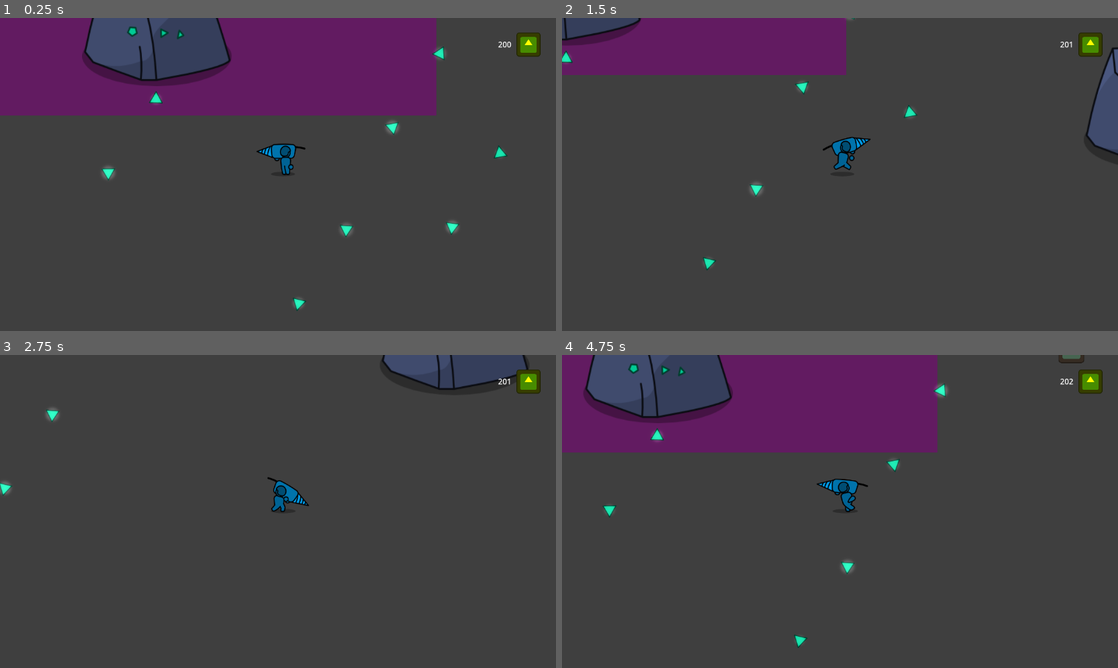
Above: before the commit, frames 1-4 (two rows, left to right).
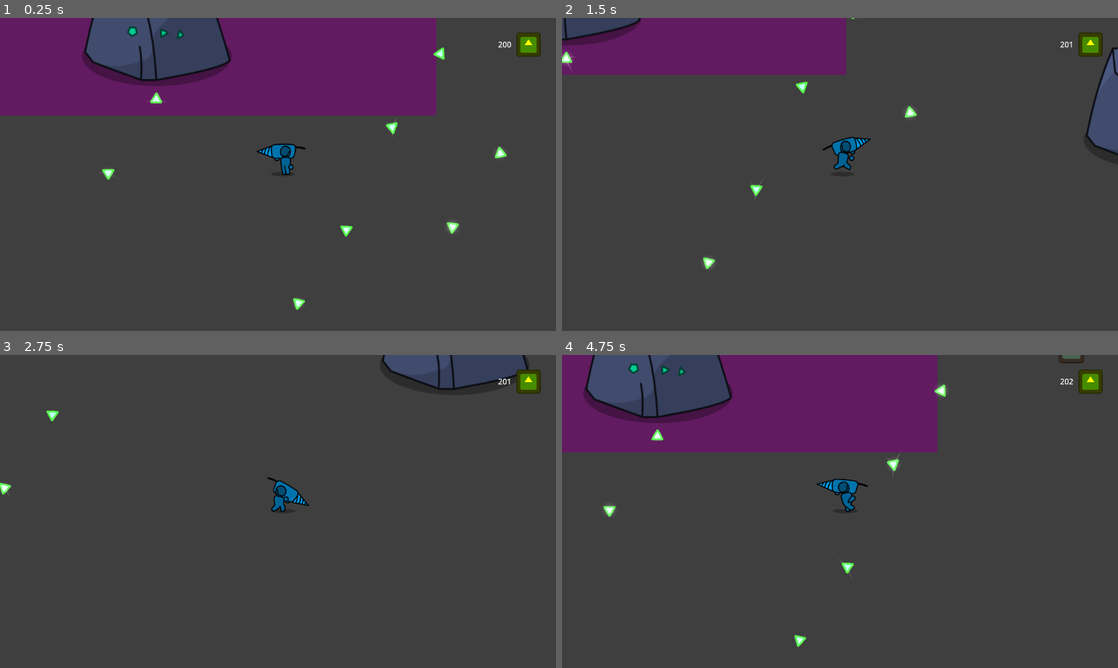
Above: after the commit, the same moments.

Repository: DeepRestGames/incremental-space-game
Game: Godot game, scene res://Scenes/Prototypes/Prototype_MainScene.tscn
Two runs of this game, one before a commit and one after it. Both use one fixed random seed, a clock stepped at 60 frames per second and the inputs below. The engine's default icon, where the game draws it, is replaced by a stand-in: a white triangle on a blue panel in a dark square.
Inputs (mouse positions are in pixels of both pictures, inside the frame that each line leads up to):
- Up to frame 1 (0.25 s): no input
- Up to frame 2 (1.5 s): move the mouse to (962, 158) at 0.52 s; hold D (move_right) 0.53-1.28 s; hold E (interact) 0.53-1.28 s; move the mouse to (728, 190) at 1.27 s; hold S (move_down) from 1.28 s (still down); tap E (interact) at 1.35 s
- Up to frame 3 (2.75 s): move the mouse to (333, 442) at 2.02 s; release S (move_down) at 2.03 s; hold D (move_right) from 2.03 s (still down); hold E (interact) from 2.03 s (still down)
- Up to frame 4 (4.75 s): move the mouse to (812, 574) at 2.77 s; release D (move_right) at 2.78 s; release E (interact) at 2.78 s; hold W (move_up) 2.78-3.53 s; tap E (interact) at 2.85, 4.35 s; move the mouse to (1006, 558) at 3.52 s; hold E (interact) 3.53-4.28 s; hold A (move_left) from 3.53 s (still down); move the mouse to (673, 464) at 4.27 s

The runs differ from the first frame. In frame 1, 0.5% of the frame differs, in the area x 18-92%, y 9-94%; in frame 2, 0.3%; in frame 3, 0.1%; in frame 4, 0.4%.

Commit message:
Update pickup animation

Diff:
--- a/Scenes/Resources/BasePickup.tscn
+++ b/Scenes/Resources/BasePickup.tscn
@@ -1,8 +1,9 @@
-[gd_scene load_steps=9 format=3 uid="uid://k5air2e7arh4"]
+[gd_scene load_steps=13 format=3 uid="uid://k5air2e7arh4"]
 
 [ext_resource type="Script" uid="uid://cwicapnr3rhoc" path="res://Scripts/Resources/Pickups/BasePickup.gd" id="1_2qmmm"]
-[ext_resource type="Texture2D" uid="uid://c3ntwkug8888f" path="res://Assets/Sprites/environment/ChipTriangle.png" id="2_2qmmm"]
-[ext_resource type="Texture2D" uid="uid://cudg8ldkwnlxw" path="res://Assets/Sprites/kenney_particle-pack/PNG (Transparent)/circle_05.png" id="3_yvhsf"]
+[ext_resource type="Texture2D" uid="uid://vb7o8svadhxn" path="res://Assets/Sprites/environment/ChipTriangle_Green.png" id="2_yvhsf"]
+[ext_resource type="Texture2D" uid="uid://bsnhljy1tngvp" path="res://Assets/Sprites/particles/chipGlow.png" id="3_khskt"]
+[ext_resource type="Texture2D" uid="uid://bm56nmmyof0jr" path="res://Assets/Sprites/particles/ShineSpikes.png" id="4_khskt"]
 
 [sub_resource type="CircleShape2D" id="CircleShape2D_56pls"]
 radius = 30.0
@@ -48,6 +49,30 @@
 "update": 0,
 "values": [Color(1, 1, 1, 0.498039)]
 }
+tracks/3/type = "value"
+tracks/3/imported = false
+tracks/3/enabled = true
+tracks/3/path = NodePath("ShineSpikes:rotation")
+tracks/3/interp = 1
+tracks/3/loop_wrap = true
+tracks/3/keys = {
+"times": PackedFloat32Array(0),
+"transitions": PackedFloat32Array(1),
+"update": 0,
+"values": [0.0]
+}
+tracks/4/type = "value"
+tracks/4/imported = false
+tracks/4/enabled = true
+tracks/4/path = NodePath("ShineSpikes:scale")
+tracks/4/interp = 1
+tracks/4/loop_wrap = true
+tracks/4/keys = {
+"times": PackedFloat32Array(0),
+"transitions": PackedFloat32Array(1),
+"update": 0,
+"values": [Vector2(1, 1)]
+}
 
 [sub_resource type="Animation" id="Animation_y4be8"]
 resource_name = "glow"
@@ -63,7 +88,7 @@
 "times": PackedFloat32Array(0, 0.5, 0.7),
 "transitions": PackedFloat32Array(1, 1, 1),
 "update": 0,
-"values": [Vector2(0.2, 0.2), Vector2(0.27, 0.27), Vector2(0.2, 0.2)]
+"values": [Vector2(0.2, 0.2), Vector2(0.95, 0.95), Vector2(0.2, 0.2)]
 }
 tracks/1/type = "value"
 tracks/1/imported = false
@@ -75,7 +100,7 @@
 "times": PackedFloat32Array(0, 0.3, 0.7),
 "transitions": PackedFloat32Array(1, 1, 1),
 "update": 0,
-"values": [Color(1, 1, 1, 0.117647), Color(1, 1, 1, 0.235294), Color(1, 1, 1, 0.117647)]
+"values": [Color(1, 1, 1, 0.117647), Color(1, 1, 1, 0.423529), Color(1, 1, 1, 0.117647)]
 }
 
 [sub_resource type="AnimationLibrary" id="AnimationLibrary_gmi6t"]
@@ -84,6 +109,92 @@
 &"glow": SubResource("Animation_y4be8")
 }
 
+[sub_resource type="Animation" id="Animation_l6lxc"]
+length = 0.001
+tracks/0/type = "value"
+tracks/0/imported = false
+tracks/0/enabled = true
+tracks/0/path = NodePath("ShineSpikes:scale")
+tracks/0/interp = 1
+tracks/0/loop_wrap = true
+tracks/0/keys = {
+"times": PackedFloat32Array(0),
+"transitions": PackedFloat32Array(1),
+"update": 0,
+"values": [Vector2(0.5, 0.5)]
+}
+tracks/1/type = "value"
+tracks/1/imported = false
+tracks/1/enabled = true
+tracks/1/path = NodePath("ShineSpikes:modulate")
+tracks/1/interp = 1
+tracks/1/loop_wrap = true
+tracks/1/keys = {
+"times": PackedFloat32Array(0),
+"transitions": PackedFloat32Array(1),
+"update": 0,
+"values": [Color(1, 1, 1, 1)]
+}
+tracks/2/type = "value"
+tracks/2/imported = false
+tracks/2/enabled = true
+tracks/2/path = NodePath("ShineSpikes:rotation")
+tracks/2/interp = 1
+tracks/2/loop_wrap = true
+tracks/2/keys = {
+"times": PackedFloat32Array(0),
+"transitions": PackedFloat32Array(1),
+"update": 0,
+"values": [0.0]
+}
+
+[sub_resource type="Animation" id="Animation_khskt"]
+resource_name = "shineSpikes"
+length = 4.5
+loop_mode = 1
+tracks/0/type = "value"
+tracks/0/imported = false
+tracks/0/enabled = true
+tracks/0/path = NodePath("ShineSpikes:scale")
+tracks/0/interp = 1
+tracks/0/loop_wrap = true
+tracks/0/keys = {
+"times": PackedFloat32Array(0, 0.366667, 1.06667, 1.99501, 2.35185, 3.04961, 3.4, 4.3),
+"transitions": PackedFloat32Array(1, 1, 1, 1, 1, 1, 1, 1),
+"update": 0,
+"values": [Vector2(0.5, 0.5), Vector2(1.5, 1.5), Vector2(0.5, 0.5), Vector2(0.5, 0.5), Vector2(1.6, 1.6), Vector2(0.5, 0.5), Vector2(1.5, 1.5), Vector2(0.5, 0.5)]
+}
+tracks/1/type = "value"
+tracks/1/imported = false
+tracks/1/enabled = true
+tracks/1/path = NodePath("ShineSpikes:modulate")
+tracks/1/interp = 1
+tracks/1/loop_wrap = true
+tracks/1/keys = {
+"times": PackedFloat32Array(0, 0.233333, 0.933333, 1.76667, 2.23333, 2.63333, 3, 3.23333, 4.06667),
+"transitions": PackedFloat32Array(1, 1, 1, 1, 1, 1, 1, 1, 1),
+"update": 0,
+"values": [Color(1, 1, 1, 0), Color(1, 1, 1, 1), Color(1, 1, 1, 0), Color(1, 1, 1, 0), Color(1, 1, 1, 1), Color(1, 1, 1, 0), Color(1, 1, 1, 0), Color(1, 1, 1, 1), Color(1, 1, 1, 0)]
+}
+tracks/2/type = "value"
+tracks/2/imported = false
+tracks/2/enabled = true
+tracks/2/path = NodePath("ShineSpikes:rotation")
+tracks/2/interp = 1
+tracks/2/loop_wrap = true
+tracks/2/keys = {
+"times": PackedFloat32Array(0, 4.5),
+"transitions": PackedFloat32Array(1, 1),
+"update": 0,
+"values": [0.0, 3.14159]
+}
+
+[sub_resource type="AnimationLibrary" id="AnimationLibrary_kfmtd"]
+_data = {
+&"RESET": SubResource("Animation_l6lxc"),
+&"shineSpikes": SubResource("Animation_khskt")
+}
+
 [node name="BasePickup" type="Area2D"]
 collision_layer = 0
 monitorable = false
@@ -94,20 +205,31 @@
 shape = SubResource("CircleShape2D_56pls")
 
 [node name="Sprite2D" type="Sprite2D" parent="."]
-modulate = Color(0, 0.796078, 0.584314, 1)
-texture = ExtResource("2_2qmmm")
+texture = ExtResource("2_yvhsf")
 offset = Vector2(0, -6)
 
 [node name="Circle05" type="Sprite2D" parent="."]
 modulate = Color(1, 1, 1, 0.498039)
 material = SubResource("CanvasItemMaterial_khskt")
 scale = Vector2(0.2, 0.2)
-texture = ExtResource("3_yvhsf")
-
-[node name="AnimationPlayer" type="AnimationPlayer" parent="."]
+texture = ExtResource("3_khskt")
+
+[node name="ShineSpikes" type="Sprite2D" parent="."]
+position = Vector2(-1, 7.10543e-15)
+scale = Vector2(0.5, 0.5)
+texture = ExtResource("4_khskt")
+offset = Vector2(-5.49, -2.05)
+
+[node name="AnimationPlayerGlow" type="AnimationPlayer" parent="."]
 libraries = {
 &"": SubResource("AnimationLibrary_gmi6t")
 }
 autoplay = "glow"
 
+[node name="AnimationPlayerShineSpikes" type="AnimationPlayer" parent="."]
+libraries = {
+&"": SubResource("AnimationLibrary_kfmtd")
+}
+autoplay = "shineSpikes"
+
 [connection signal="body_entered" from="." to="." method="_on_body_entered"]
--- a/Scripts/Resources/Pickups/BasePickup.gd
+++ b/Scripts/Resources/Pickups/BasePickup.gd
@@ -1,7 +1,8 @@
 class_name BasePickup
 extends Area2D
 
-@onready var animation_player = $AnimationPlayer
+@onready var animation_player_glow = $AnimationPlayerGlow
+@onready var animation_player_shine_spikes = $AnimationPlayerShineSpikes
 @onready var sprite = $Sprite2D
 
 @export_group("Animation")
@@ -32,11 +33,11 @@
 	#tween.chain().tween_property(sprite, "offset", hover_animation_movement_vector, hover_animation_cycle_duration)
 	sprite.rotation = randi_range(-180, 180)
 	#Initialize glowing animation
-	animation_player.play()
-	var random_time = randf_range(0.0, 0.7)
-	var random_speed = randf_range(0.9, 1.1)
-	animation_player.seek(random_time, true)
-	animation_player.speed_scale = random_speed
+	play_randomized_animation (animation_player_glow)
+	play_randomized_animation (animation_player_shine_spikes)
+
+
+
 
 
 
@@ -63,6 +64,13 @@
 		damping_time = 0.0
 
 
+func play_randomized_animation (aniamtion: AnimationPlayer):
+	var random_time = randf_range(0.0, aniamtion.current_animation_length)
+	var random_speed = randf_range(0.9, 1.1)
+	aniamtion.seek(random_time, true)
+	aniamtion.speed_scale = random_speed
+	aniamtion.play()
+
 
 func _on_body_entered(body: Node2D) -> void:
 	if body.is_in_group("Player"):
--- a/Scripts/Resources/Pickups/PickupSpawn.gd
+++ b/Scripts/Resources/Pickups/PickupSpawn.gd
@@ -11,7 +11,6 @@
 @export var rotation_acceleration_max = 100
 @export var animation_duration_min = 0.2
 @export var animation_duration_max = 0.5
-var animation_duration: float
 var elapsed_time: float = 0.0
 
 
